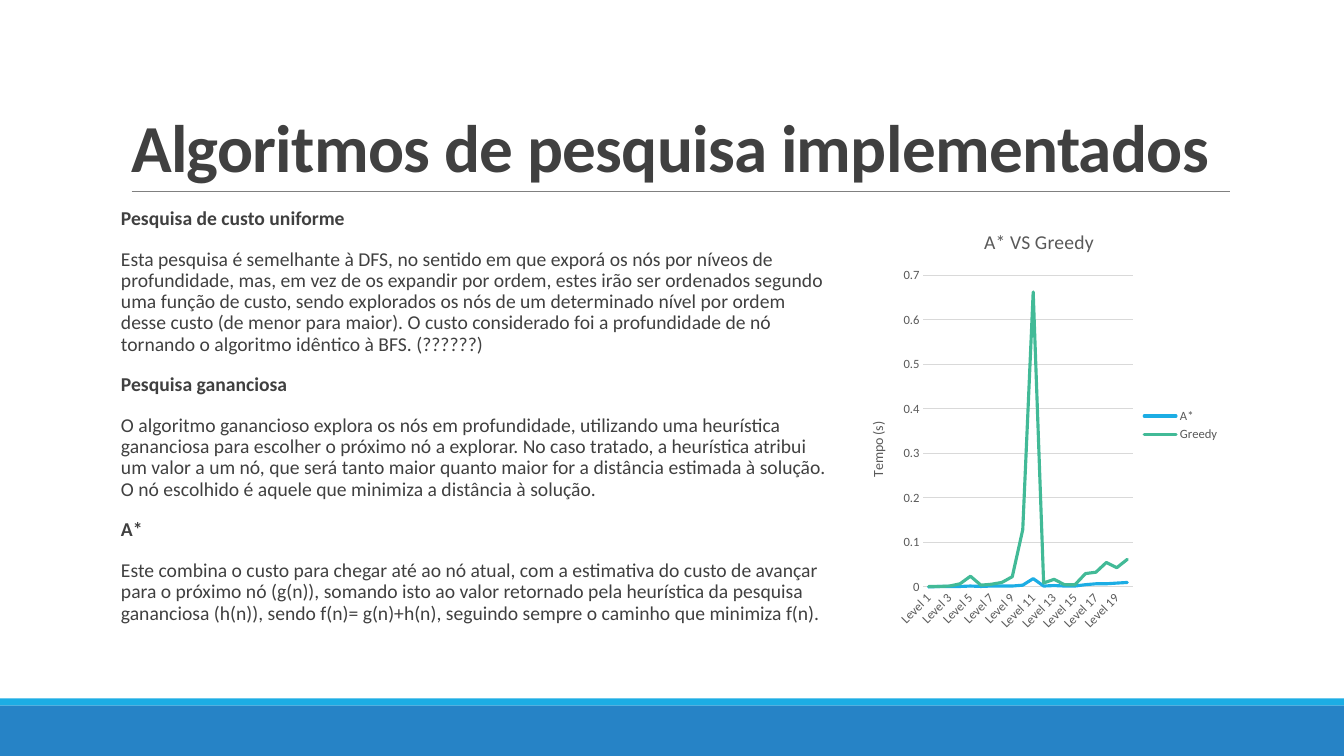
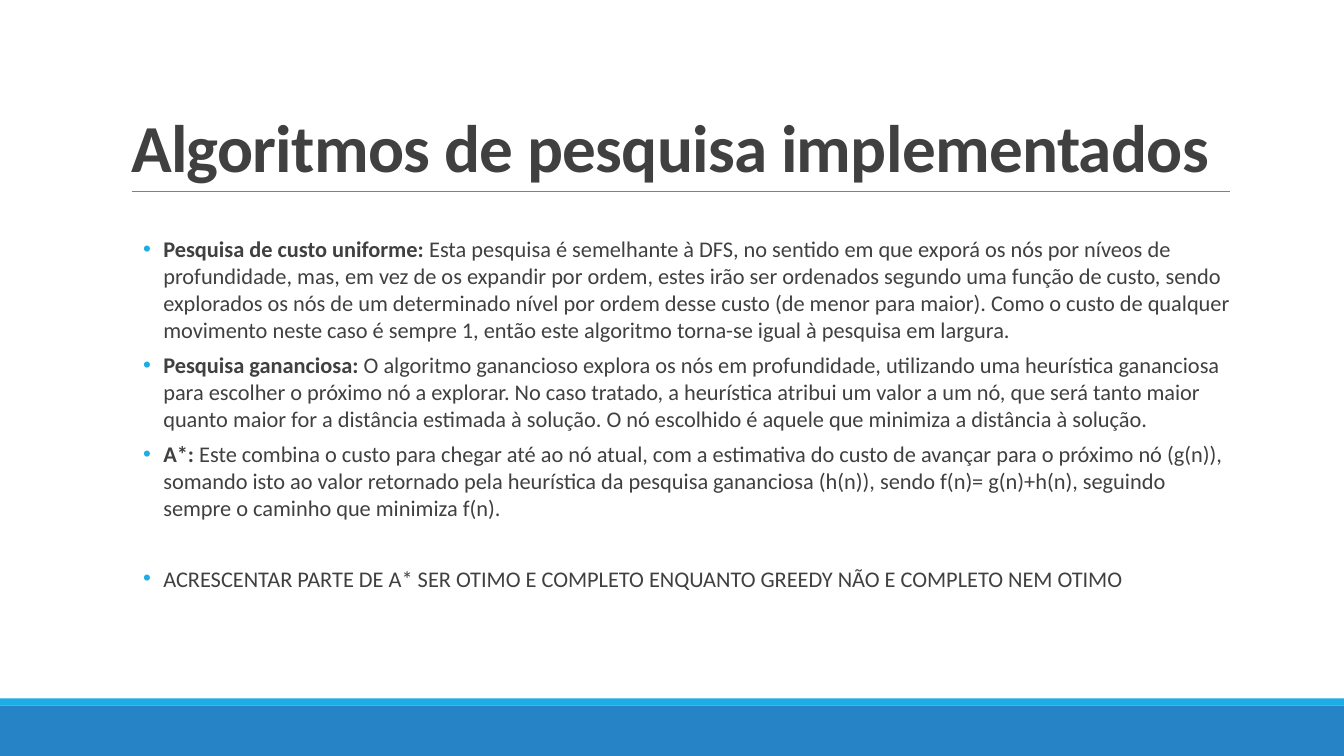
Before and after one commit to pedrovponte/IART-g39, a slide deck: slide 9 of docs/finalpresentation.pptx. Drawn at 1344x756 pixels with LibreOffice and Linux fonts; fonts in the diff are those of the drawing. Boxes give left, top, right and bottom in pixels: in the first picture for what was removed or moved away, otherwise in the second. Text is boxed around its words. In the diff, an @@ line names an element or a change of style, - is before the commit and + after.

```diff
--- a/docs/finalpresentation.pptx
+++ b/docs/finalpresentation.pptx
@@ line chart removed at (849, 212, 1230, 640) @@
-title "A* VS Greedy "
-categories: Level 1, Level 2, Level 3, Level 4, Level 5, Level 6, Level 7, Level 8, Level 9, Level 10, Level 11, Level 12, Level 13, Level 14, Level 15, Level 16, Level 17, Level 18, Level 19, Level 20
-A*: 0, 0, 0, 0, 0, 0, 0, 0, 0, 0, 0.02, 0, 0, 0, 0, 0.01, 0.01, 0.01, 0.01, 0.01
-Greedy: 0, 0, 0, 0.01, 0.02, 0, 0.01, 0.01, 0.02, 0.13, 0.66, 0.01, 0.02, 0.01, 0, 0.03, 0.03, 0.05, 0.04, 0.06
@@ text at (163, 241, 1230, 590): text changed; size 14 to 16 pt @@
-Pesquisa de custo uniforme
-Esta pesquisa é semelhante à DFS, no sentido em que exporá os nós por níveos de profundidade, mas, em vez de os expandir por ordem, estes irão ser ordenados segundo uma função de custo, sendo explorados os nós de um determinado nível por ordem desse custo (de menor para maior). O custo considerado foi a profundidade de nó tornando o algoritmo idêntico à BFS. (??????)
-Pesquisa gananciosa
-O algoritmo ganancioso explora os nós em profundidade, utilizando uma heurística gananciosa para escolher o próximo nó a explorar. No caso tratado, a heurística atribui um valor a um nó, que será tanto maior quanto maior for a distância estimada à solução. O nó escolhido é aquele que minimiza a distância à solução.
-A*
-Este combina o custo para chegar até ao nó atual, com a estimativa do custo de avançar para o próximo nó (g(n)), somando isto ao valor retornado pela heurística da pesquisa gananciosa (h(n)), sendo f(n)= g(n)+h(n), seguindo sempre o caminho que minimiza f(n).
+  • Pesquisa de custo uniforme: Esta pesquisa é semelhante à DFS, no sentido em que exporá os nós por níveos de profundidade, mas, em vez de os expandir por ordem, estes irão ser ordenados segundo uma função de custo, sendo explorados os nós de um determinado nível por ordem desse custo (de menor para maior). Como o custo de qualquer movimento neste caso é sempre 1, então este algoritmo torna-se igual à pesquisa em largura.
+  • Pesquisa gananciosa: O algoritmo ganancioso explora os nós em profundidade, utilizando uma heurística gananciosa para escolher o próximo nó a explorar. No caso tratado, a heurística atribui um valor a um nó, que será tanto maior quanto maior for a distância estimada à solução. O nó escolhido é aquele que minimiza a distância à solução.
+  • A*: Este combina o custo para chegar até ao nó atual, com a estimativa do custo de avançar para o próximo nó (g(n)), somando isto ao valor retornado pela heurística da pesquisa gananciosa (h(n)), sendo f(n)= g(n)+h(n), seguindo sempre o caminho que minimiza f(n).
+  • ACRESCENTAR PARTE DE A* SER OTIMO E COMPLETO ENQUANTO GREEDY NÃO E COMPLETO NEM OTIMO
```
Also in this commit, not shown: 8 other slides changed, 6 slides added, 1 slide removed, 9 other files.
